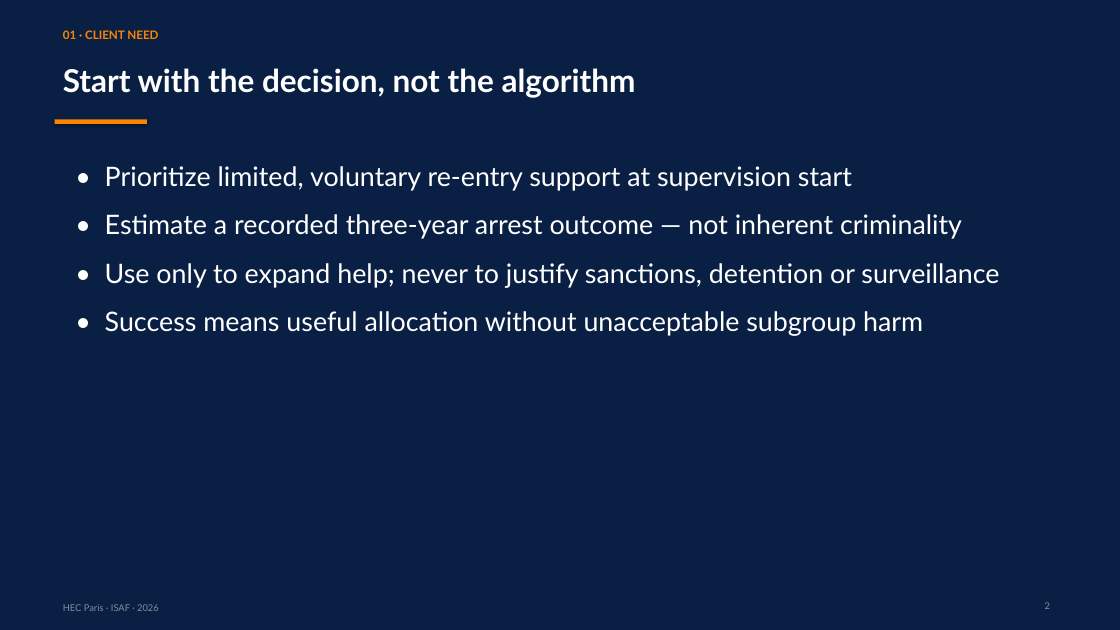
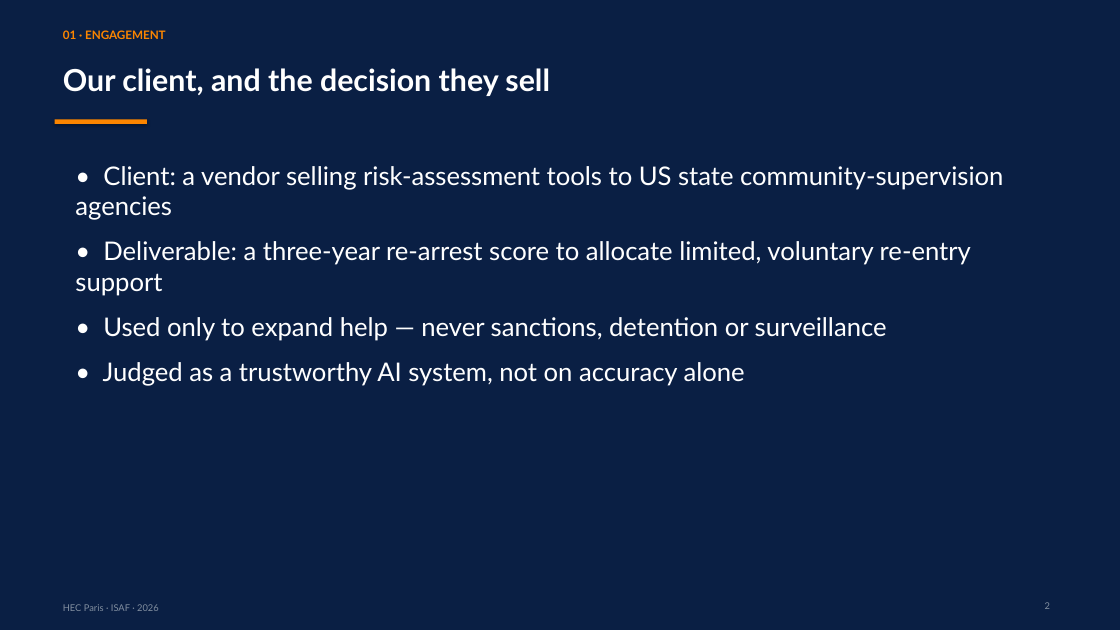
Before and after one commit to RyanBalech/recidivism-forecasting-analysis, a slide deck: slide 2 of reports/ISAF_Recidivism_Presentation.pptx. Drawn at 1120x630 pixels with LibreOffice and Linux fonts; fonts in the diff are those of the drawing. Boxes give left, top, right and bottom in pixels: in the first picture for what was removed or moved away, otherwise in the second. Text is boxed around its words. In the diff, an @@ line names an element or a change of style, - is before the commit and + after.

```diff
--- a/reports/ISAF_Recidivism_Presentation.pptx
+++ b/reports/ISAF_Recidivism_Presentation.pptx
@@ text at (63, 30, 166, 39): text changed @@
-01 · CLIENT NEED
+01 · ENGAGEMENT
@@ text at (63, 68, 550, 96): text changed; size 27 to 26 pt @@
-Start with the decision, not the algorithm
+Our client, and the decision they sell
@@ text at (75, 166, 1003, 386): text changed; size 23 to 22 pt @@
-• Prioritize limited, voluntary re-entry support at supervision start
-• Estimate a recorded three-year arrest outcome — not inherent criminality
-• Use only to expand help; never to justify sanctions, detention or surveillance
-• Success means useful allocation without unacceptable subgroup harm
+• Client: a vendor selling risk-assessment tools to US state community-supervision agencies
+• Deliverable: a three-year re-arrest score to allocate limited, voluntary re-entry support
+• Used only to expand help — never sanctions, detention or surveillance
+• Judged as a trustworthy AI system, not on accuracy alone
```
Also in this commit, not shown: 6 other slides changed, 8 slides added, 5 slides removed, 11 other files.
